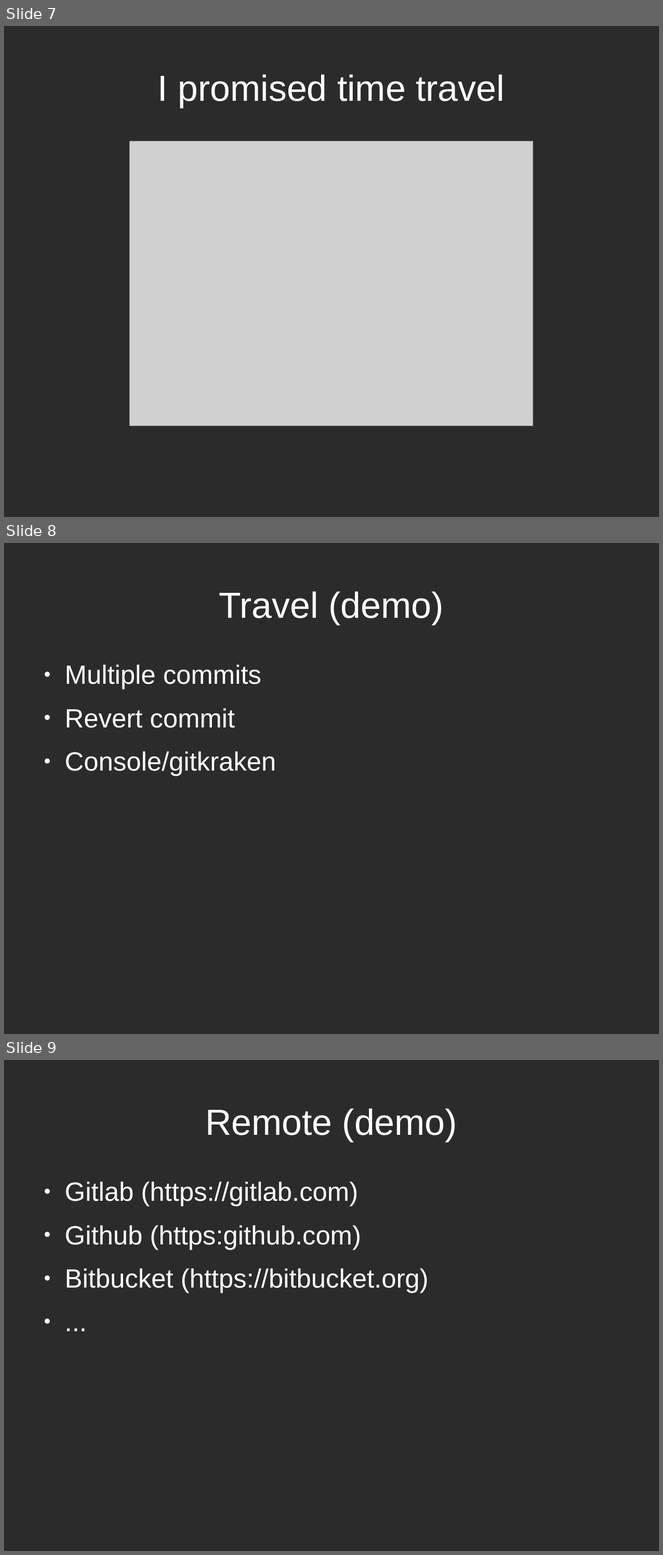
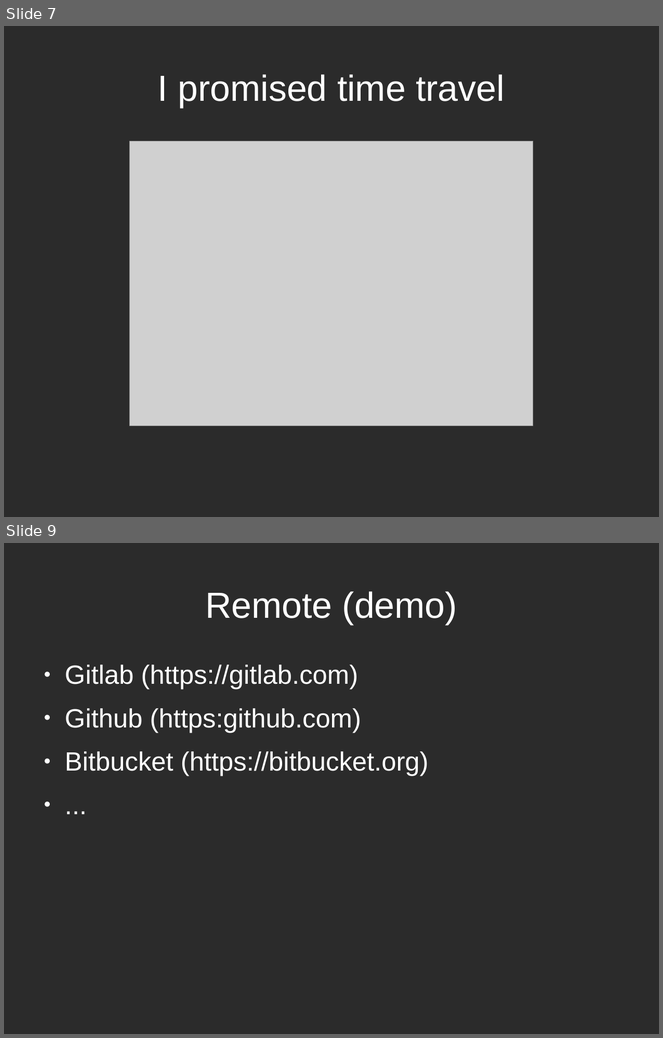
Before and after one commit to hwdegroot/days-of-code, a slide deck: presentation/zee-slides.odp. Shown one above the other, each under a label of ours: slides 7, 8 and 9 before the commit, slides 7 and 9 after it; the slides between them are not shown. The pictures are 663x1555 and 663x1038 pixels, drawn with LibreOffice and Linux fonts; fonts in the diff are those of the drawing; grey boxes stand for pictures; background and template pictures are left out; a plain dark background stands for a picture behind light text. Boxes give left, top, right and bottom in pixels: in the first picture for what was removed or moved away, otherwise in the second. Text is boxed around its words. In the diff, an @@ line names an element or a change of style, - is before the commit and + after.

```diff
--- a/presentation/zee-slides.odp
+++ b/presentation/zee-slides.odp
@@ slide 8 removed at bbox=[4, 543, 659, 1034], background picture (left out) @@
@@ title removed at bbox=[219, 591, 443, 625] @@
-Travel (demo)
@@ text removed at bbox=[65, 665, 276, 776] @@
-● Multiple commits
-● Revert commit
-● Console/gitkraken
```
Also in this commit, not shown: 5 slides changed, 2 slides added, 6 other files.
